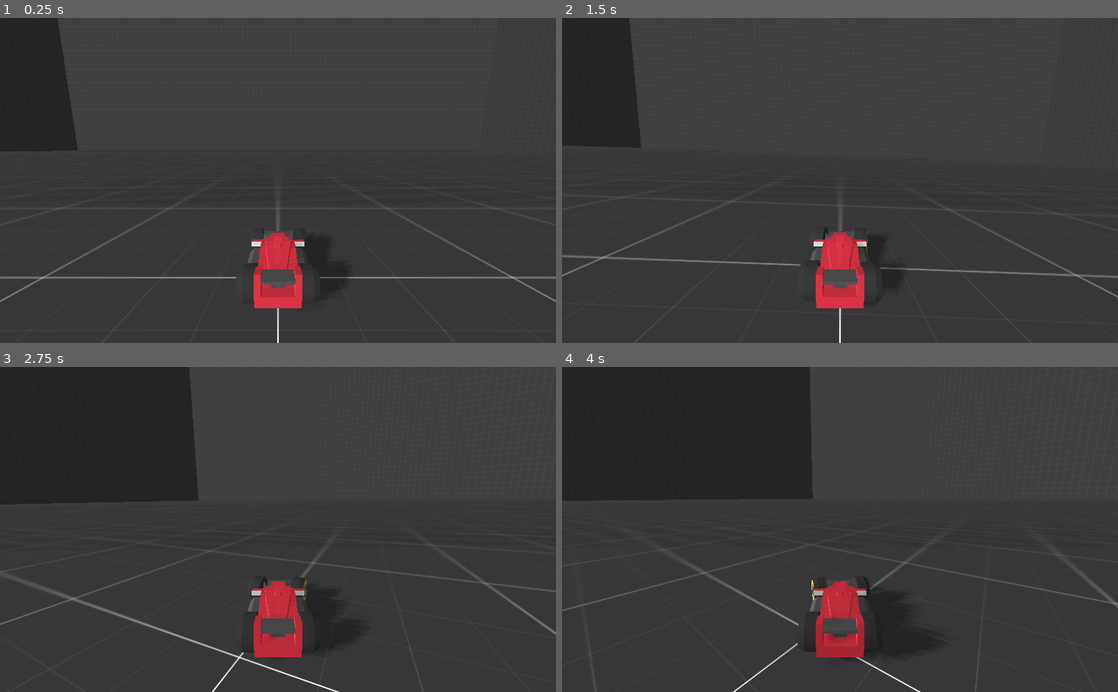
Above: before the commit, frames 1-4 (two rows, left to right).
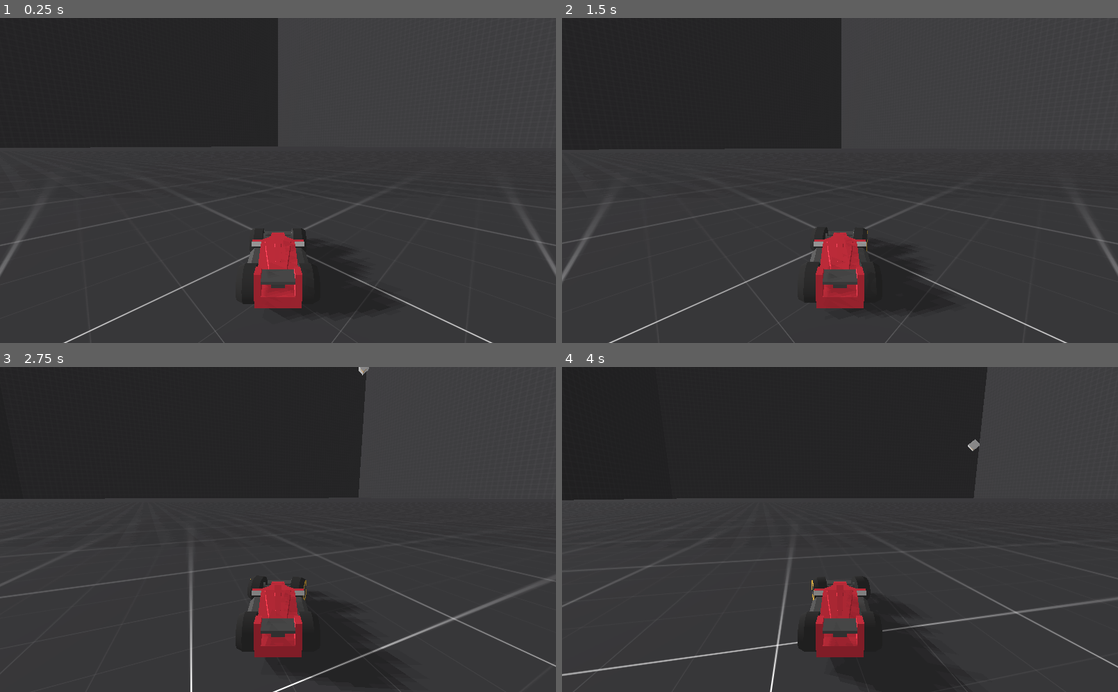
Above: after the commit, the same moments.

Repository: RichoM/LowPolyRacing
Game: Godot game, scene res://test.tscn
The game is run twice, just before and just after one commit, with the same random seed, the same clock (stepped at 60 frames per second) and the same inputs.
Inputs:
- Up to frame 1 (0.25 s): no input
- Up to frame 2 (1.5 s): hold Right (ui_right) 0.53-1.28 s; hold Down (ui_down) from 1.28 s (still down)
- Up to frame 3 (2.75 s): release Down (ui_down) at 2.03 s; hold Right (ui_right) from 2.03 s (still down)
- Up to frame 4 (4 s): release Right (ui_right) at 2.78 s; hold Up (ui_up) 2.78-3.53 s; hold Left (ui_left) from 3.53 s (still down)

The runs differ from the first frame. In frame 1, 18% of the frame differs, in the area x 0-100%, y 0-100%; in frame 2, 18%; in frame 3, 15%; in frame 4, 15%.

Commit message:
Added some cube obstacles to the test scene (just for fun)

Diff:
--- a/car.gd
+++ b/car.gd
@@ -2,13 +2,14 @@
 
 const MAX_SPEED = 500
 const MAX_STEERING = 0.35
+const ACCELERATION = 0.75
 
 
 func _process(delta):
 	if Input.is_action_pressed("ui_up"):
-		engine_force = 1 * MAX_SPEED
+		engine_force = ACCELERATION * MAX_SPEED
 	elif Input.is_action_pressed("ui_down"):
-		engine_force = -1 * MAX_SPEED
+		engine_force = -ACCELERATION * MAX_SPEED
 	else:
 		engine_force = 0
 
--- /dev/null
+++ b/obstacle.tscn
@@ -0,0 +1,30 @@
+[gd_scene load_steps=6 format=2]
+
+[ext_resource path="res://kenney_prototypetextures/PNG/Orange/texture_02.png" type="Texture" id=1]
+
+[sub_resource type="PhysicsMaterial" id=4]
+friction = 0.5
+bounce = 0.6
+
+[sub_resource type="CubeMesh" id=1]
+size = Vector3( 3, 3, 3 )
+
+[sub_resource type="SpatialMaterial" id=2]
+flags_world_triplanar = true
+albedo_texture = ExtResource( 1 )
+uv1_scale = Vector3( 0.5, 0.5, 0.5 )
+uv1_triplanar = true
+
+[sub_resource type="BoxShape" id=3]
+extents = Vector3( 1.5, 1.5, 1.5 )
+
+[node name="Obstacle" type="RigidBody"]
+mass = 0.102041
+physics_material_override = SubResource( 4 )
+
+[node name="mesh" type="MeshInstance" parent="."]
+mesh = SubResource( 1 )
+material/0 = SubResource( 2 )
+
+[node name="CollisionShape" type="CollisionShape" parent="."]
+shape = SubResource( 3 )
--- /dev/null
+++ b/obstacle_spawner.gd
@@ -0,0 +1,19 @@
+extends Spatial
+
+export(Resource) var obstacle
+export var count := 150
+
+func _ready():
+	randomize()
+	for i in range(count):
+		var ins = obstacle.instance()
+		var x = rand_range(-20, 20)
+		var z = rand_range(-20, 20)
+		var y = rand_range(50, 100)
+		ins.global_transform.origin = Vector3(x, y, z)
+		add_child(ins)
+
+
+# Called every frame. 'delta' is the elapsed time since the previous frame.
+#func _process(delta):
+#	pass
--- a/test.tscn
+++ b/test.tscn
@@ -1,22 +1,11 @@
-[gd_scene load_steps=7 format=2]
+[gd_scene load_steps=9 format=2]
 
 [ext_resource path="res://car.tscn" type="PackedScene" id=1]
 [ext_resource path="res://kenney_prototypetextures/PNG/Dark/texture_01.png" type="Texture" id=2]
+[ext_resource path="res://obstacle.tscn" type="PackedScene" id=3]
+[ext_resource path="res://obstacle_spawner.gd" type="Script" id=4]
 
-[sub_resource type="PlaneMesh" id=1]
-size = Vector2( 500, 500 )
-
-[sub_resource type="SpatialMaterial" id=2]
-flags_world_triplanar = true
-params_diffuse_mode = 2
-albedo_texture = ExtResource( 2 )
-uv1_scale = Vector3( 0.1, 0.1, 0.1 )
-uv1_triplanar = true
-
-[sub_resource type="ConcavePolygonShape" id=3]
-data = PoolVector3Array( 250, 0, 250, -250, 0, 250, 250, 0, -250, -250, 0, 250, -250, 0, -250, 250, 0, -250 )
-
-[sub_resource type="Environment" id=4]
+[sub_resource type="Environment" id=1]
 background_mode = 1
 background_color = Color( 0.105882, 0.00784314, 0.0117647, 1 )
 ambient_light_color = Color( 1, 1, 1, 1 )
@@ -24,56 +13,20 @@
 dof_blur_far_distance = 8192.0
 adjustment_brightness = 1.35
 
+[sub_resource type="PlaneMesh" id=2]
+size = Vector2( 500, 500 )
+
+[sub_resource type="SpatialMaterial" id=3]
+flags_world_triplanar = true
+params_diffuse_mode = 2
+albedo_texture = ExtResource( 2 )
+uv1_scale = Vector3( 0.1, 0.1, 0.1 )
+uv1_triplanar = true
+
+[sub_resource type="ConcavePolygonShape" id=4]
+data = PoolVector3Array( 250, 0, 250, -250, 0, 250, 250, 0, -250, -250, 0, 250, -250, 0, -250, 250, 0, -250 )
+
 [node name="Spatial" type="Spatial"]
-
-[node name="ground" type="MeshInstance" parent="."]
-mesh = SubResource( 1 )
-material/0 = SubResource( 2 )
-
-[node name="StaticBody2" type="StaticBody" parent="ground"]
-
-[node name="CollisionShape" type="CollisionShape" parent="ground/StaticBody2"]
-shape = SubResource( 3 )
-
-[node name="wall1" type="MeshInstance" parent="."]
-transform = Transform( 1, 0, 0, 0, -1.62921e-07, -1, 0, 1, -1.62921e-07, 0, 250, -250 )
-mesh = SubResource( 1 )
-material/0 = SubResource( 2 )
-
-[node name="StaticBody2" type="StaticBody" parent="wall1"]
-
-[node name="CollisionShape" type="CollisionShape" parent="wall1/StaticBody2"]
-shape = SubResource( 3 )
-
-[node name="wall2" type="MeshInstance" parent="."]
-transform = Transform( 1, 0, 0, 0, -1.62921e-07, 1, 0, -1, -1.62921e-07, 0, 250, 250 )
-mesh = SubResource( 1 )
-material/0 = SubResource( 2 )
-
-[node name="StaticBody2" type="StaticBody" parent="wall2"]
-
-[node name="CollisionShape" type="CollisionShape" parent="wall2/StaticBody2"]
-shape = SubResource( 3 )
-
-[node name="wall3" type="MeshInstance" parent="."]
-transform = Transform( -1.62921e-07, -1, 0, 1, -1.62921e-07, 0, 0, 0, 1, 250, 250, 0 )
-mesh = SubResource( 1 )
-material/0 = SubResource( 2 )
-
-[node name="StaticBody2" type="StaticBody" parent="wall3"]
-
-[node name="CollisionShape" type="CollisionShape" parent="wall3/StaticBody2"]
-shape = SubResource( 3 )
-
-[node name="wall4" type="MeshInstance" parent="."]
-transform = Transform( -1.62921e-07, 1, 0, -1, -1.62921e-07, 0, 0, 0, 1, -250, 250, 0 )
-mesh = SubResource( 1 )
-material/0 = SubResource( 2 )
-
-[node name="StaticBody2" type="StaticBody" parent="wall4"]
-
-[node name="CollisionShape" type="CollisionShape" parent="wall4/StaticBody2"]
-shape = SubResource( 3 )
 
 [node name="DirectionalLight" type="DirectionalLight" parent="."]
 transform = Transform( 0.827766, -0.096583, -0.552698, 0.378229, 0.823655, 0.422535, 0.414422, -0.558806, 0.718324, 0, 12.1043, 0 )
@@ -83,12 +36,71 @@
 directional_shadow_mode = 1
 
 [node name="car" parent="." instance=ExtResource( 1 )]
-transform = Transform( 1, 0, 0, 0, 1, 0, 0, 0, 1, 0, 0.539582, 0 )
+transform = Transform( 0.707107, 0, 0.707107, 0, 1, 0, -0.707107, 0, 0.707107, 70.863, 0, 70.863 )
 mass = 153.061
 
 [node name="Camera" type="Camera" parent="car"]
 transform = Transform( 1, 0, 0, 0, 0.98753, 0.157434, 0, -0.157434, 0.98753, 0, 2.42372, 3.89649 )
-environment = SubResource( 4 )
+environment = SubResource( 1 )
 doppler_tracking = 2
 fov = 78.0
 far = 1000.0
+
+[node name="obstacle" parent="." instance=ExtResource( 3 )]
+transform = Transform( 0.752783, -0.419765, -0.507066, 0, 0.770302, -0.63768, 0.658269, 0.480034, 0.57987, 0, 92.602, 0 )
+
+[node name="box" type="Spatial" parent="."]
+
+[node name="ground" type="MeshInstance" parent="box"]
+mesh = SubResource( 2 )
+material/0 = SubResource( 3 )
+
+[node name="StaticBody2" type="StaticBody" parent="box/ground"]
+
+[node name="CollisionShape" type="CollisionShape" parent="box/ground/StaticBody2"]
+shape = SubResource( 4 )
+
+[node name="wall1" type="MeshInstance" parent="box"]
+transform = Transform( 1, 0, 0, 0, -1.62921e-07, -1, 0, 1, -1.62921e-07, 0, 250, -250 )
+mesh = SubResource( 2 )
+material/0 = SubResource( 3 )
+
+[node name="StaticBody2" type="StaticBody" parent="box/wall1"]
+
+[node name="CollisionShape" type="CollisionShape" parent="box/wall1/StaticBody2"]
+shape = SubResource( 4 )
+
+[node name="wall2" type="MeshInstance" parent="box"]
+transform = Transform( 1, 0, 0, 0, -1.62921e-07, 1, 0, -1, -1.62921e-07, 0, 250, 250 )
+mesh = SubResource( 2 )
+material/0 = SubResource( 3 )
+
+[node name="StaticBody2" type="StaticBody" parent="box/wall2"]
+
+[node name="CollisionShape" type="CollisionShape" parent="box/wall2/StaticBody2"]
+shape = SubResource( 4 )
+
+[node name="wall3" type="MeshInstance" parent="box"]
+transform = Transform( -1.62921e-07, -1, 0, 1, -1.62921e-07, 0, 0, 0, 1, 250, 250, 0 )
+mesh = SubResource( 2 )
+material/0 = SubResource( 3 )
+
+[node name="StaticBody2" type="StaticBody" parent="box/wall3"]
+
+[node name="CollisionShape" type="CollisionShape" parent="box/wall3/StaticBody2"]
+shape = SubResource( 4 )
+
+[node name="wall4" type="MeshInstance" parent="box"]
+transform = Transform( -1.62921e-07, 1, 0, -1, -1.62921e-07, 0, 0, 0, 1, -250, 250, 0 )
+mesh = SubResource( 2 )
+material/0 = SubResource( 3 )
+
+[node name="StaticBody2" type="StaticBody" parent="box/wall4"]
+
+[node name="CollisionShape" type="CollisionShape" parent="box/wall4/StaticBody2"]
+shape = SubResource( 4 )
+
+[node name="obstacle_spawner" type="Spatial" parent="."]
+transform = Transform( 1, 0, 0, 0, 1, 0, 0, 0, 1, 0, 89.3535, 0 )
+script = ExtResource( 4 )
+obstacle = ExtResource( 3 )
